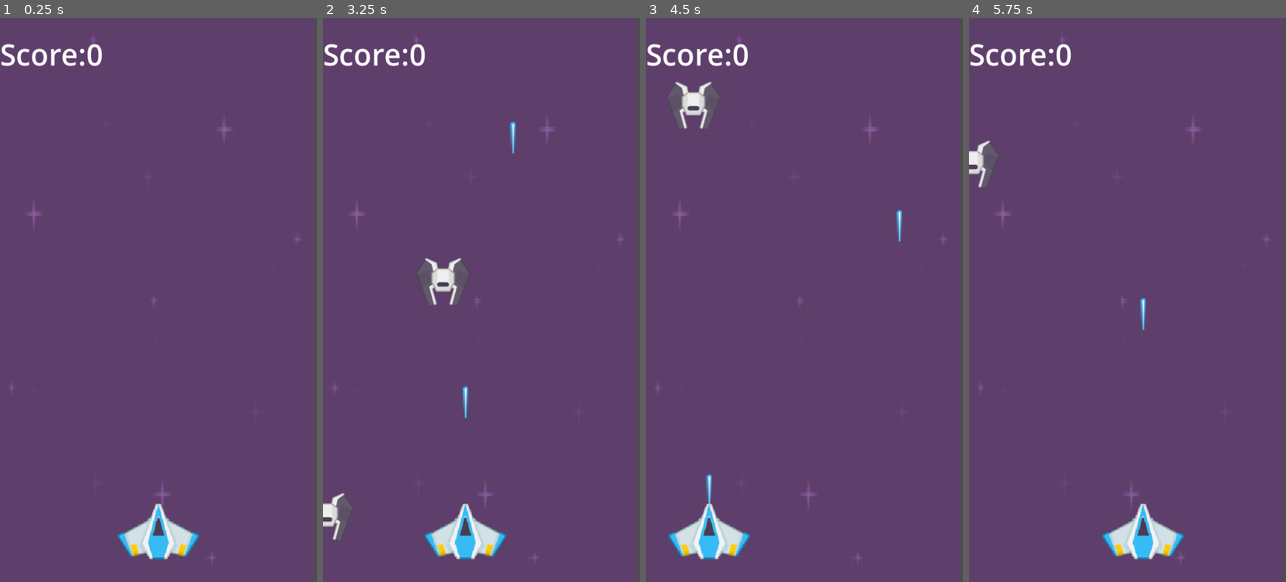
Above: before the commit, frames 1-4 (left to right).
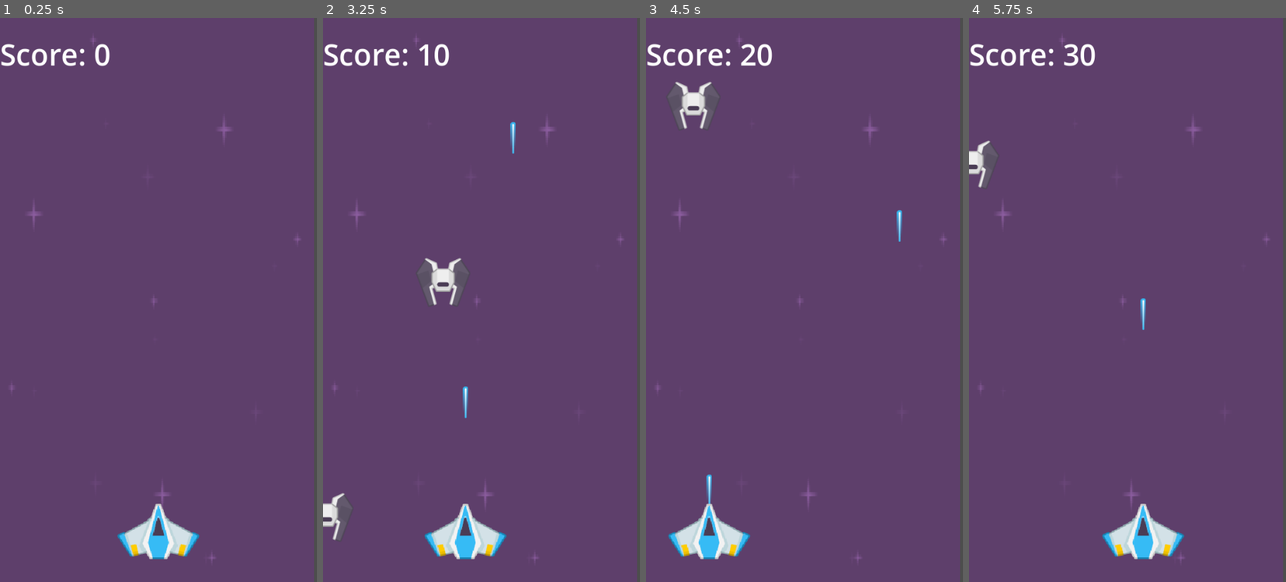
Above: after the commit, the same moments.

Repository: HA5UN0/rfgd-beginner-projects
Game: Godot game, scene res://scenes/main.tscn
The game is run twice, just before and just after one commit, with the same random seed, the same clock (stepped at 60 frames per second) and the same inputs.
Inputs (mouse positions are in pixels of both pictures, inside the frame that each line leads up to):
- Up to frame 1 (0.25 s): no input
- Up to frame 2 (3.25 s): tap Enter at 0.5 s; move the mouse to (551, 271) at 0.52 s; tap Space (fire) every 0.75 s from 0.6 to 2.85 s; move the mouse to (418, 328) at 1.27 s; move the mouse to (513, 175) at 2.02 s; move the mouse to (465, 412) at 2.77 s
- Up to frame 3 (4.5 s): move the mouse to (899, 384) at 3.52 s; tap Space (fire) at 3.6, 4.35 s; move the mouse to (709, 215) at 4.27 s
- Up to frame 4 (5.75 s): move the mouse to (1143, 300) at 5.02 s; tap Space (fire) at 5.1 s

The runs differ from the first frame. In frame 1, 0.2% of the frame differs, in the area x 27-35%, y 4-9%; in frame 2, 0.3%; in frame 3, 0.3%; in frame 4, 0.3%, in the area x 27-40%, y 4-9%.

Commit message:
created enemy spawner and score scripts

Diff:
--- a/space_shooter/scenes/main.tscn
+++ b/space_shooter/scenes/main.tscn
@@ -6,6 +6,7 @@
 [ext_resource type="Texture2D" uid="uid://bqf8ynfi2nw82" path="res://art/kenney_space-shooter-redux/PNG/playerShip2_blue.png" id="2_ps4yw"]
 [ext_resource type="PackedScene" uid="uid://d3157xmvk4kxg" path="res://scenes/laser.tscn" id="5_fjmwy"]
 [ext_resource type="PackedScene" uid="uid://l6pm7hn2rl2h" path="res://scenes/enemy.tscn" id="6_7asll"]
+[ext_resource type="Script" path="res://scripts/label_score.gd" id="6_7frld"]
 [ext_resource type="Script" path="res://scripts/enemy_spawner.gd" id="6_wj17k"]
 
 [sub_resource type="CircleShape2D" id="CircleShape2D_mvrvi"]
@@ -57,6 +58,7 @@
 text = "Score:0"
 label_settings = SubResource("LabelSettings_3fx7f")
 vertical_alignment = 1
+script = ExtResource("6_7frld")
 
 [node name="LabelGameOver" type="Label" parent="Control"]
 visible = false
--- /dev/null
+++ b/space_shooter/scripts/label_score.gd
@@ -0,0 +1,7 @@
+extends Label
+
+
+@onready var mainScene = $"../.."
+
+func _process(delta):
+	self.text = "Score: " + str(mainScene.score)
Not shown: 1 places in space_shooter/scenes/main.tscn that only renumber resources
